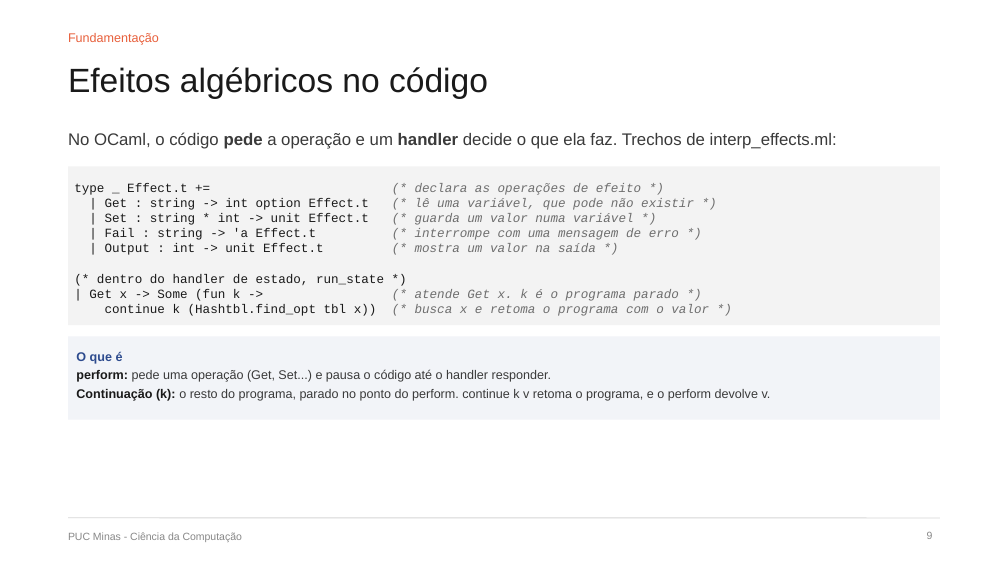
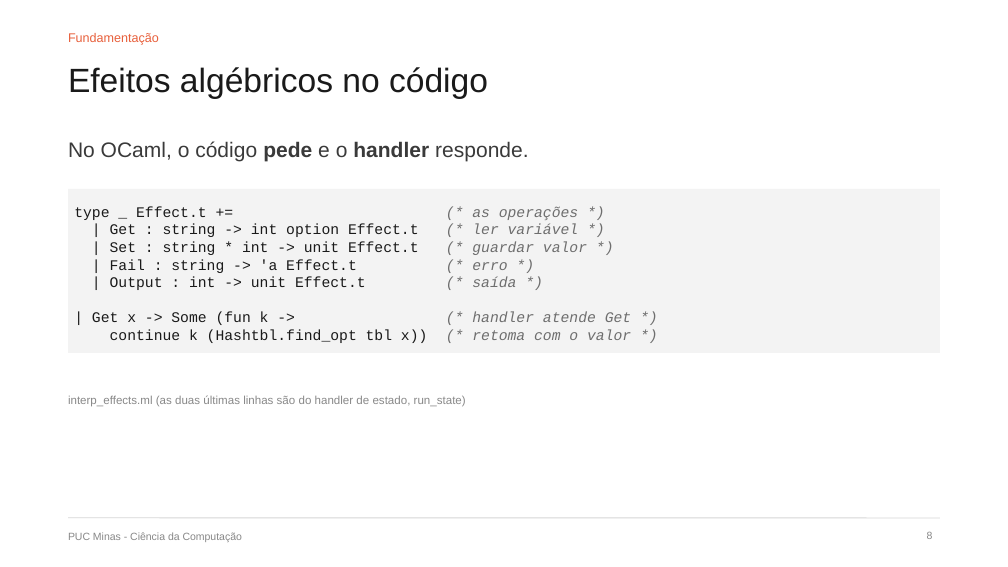
Before and after one commit to DiegoMarchioni/TCC, a slide deck: slide 8 of apresentacao/dissertacao/defesa.pptx (slide 9 before the commit). Drawn at 1008x567 pixels with LibreOffice and Linux fonts; fonts in the diff are those of the drawing. Boxes give left, top, right and bottom in pixels: in the first picture for what was removed or moved away, otherwise in the second. Text is boxed around its words. In the diff, an @@ line names an element or a change of style, - is before the commit and + after.

```diff
--- a/apresentacao/dissertacao/defesa.pptx
+++ b/apresentacao/dissertacao/defesa.pptx
@@ text at [68,141,528,161]: text changed; size 16 to 20 pt @@
-No OCaml, o código pede a operação e um handler decide o que ela faz. Trechos de interp_effects.ml:
+No OCaml, o código pede e o handler responde.
@@ rectangle: place and size @@
-rectangle at [68,166,940,325]
+rectangle at [68,189,940,353]
@@ text at [74,206,631,343]: text changed; size 12 to 14 pt; text colour #6E6E6E to #1A1A1A; italic off @@
-type _ Effect.t += (* declara as operações de efeito *)
-| Get : string -> int option Effect.t (* lê uma variável, que pode não existir *)
-| Set : string * int -> unit Effect.t (* guarda um valor numa variável *)
-| Fail : string -> 'a Effect.t (* interrompe com uma mensagem de erro *)
-| Output : int -> unit Effect.t (* mostra um valor na saída *)
-(* dentro do handler de estado, run_state *)
-| Get x -> Some (fun k -> (* atende Get x. k é o programa parado *)
-continue k (Hashtbl.find_opt tbl x)) (* busca x e retoma o programa com o valor *)
+type _ Effect.t += (* as operações *)
+| Get : string -> int option Effect.t (* ler variável *)
+| Set : string * int -> unit Effect.t (* guardar valor *)
+| Fail : string -> 'a Effect.t (* erro *)
+| Output : int -> unit Effect.t (* saída *)
+| Get x -> Some (fun k -> (* handler atende Get *)
+continue k (Hashtbl.find_opt tbl x)) (* retoma com o valor *)
@@ rectangle removed at [68,337,940,420] @@
@@ text removed at [76,352,771,401] @@
-O que é
-perform: pede uma operação (Get, Set...) e pausa o código até o handler responder.
-Continuação (k): o resto do programa, parado no ponto do perform. continue k v retoma o programa, e o perform devolve v.
@@ text added at [68,395,466,407], 11 pt, text #888888 @@
+interp_effects.ml (as duas últimas linhas são do handler de estado, run_state)
```
Also in this commit, not shown: 21 other slides changed, 3 slides added, 5 slides removed, 3 other files.
